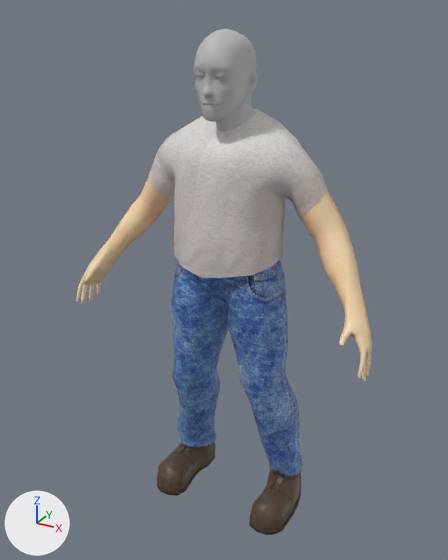
A saved change to the FBX model FYP/Assets/Animation/Player/PlayCharacterAnimation.fbx.
Camera for both pictures: a 50 mm camera at (0.897, -1.674, 2.694) aimed at (-0.021, -0.005, 1.859). Arrows for +X, +Y and +Z are at lower left; the lights stay in place. Where no turn or scale is listed for an object, it has been applied to the vertices.

The older version as bpy lines, for what is in view:
```python
me_mesh = bpy.data.meshes.new('Mesh')
me_mesh.from_pydata(...)  # 1780 vertices, 1749 faces; spans x -0.525..0.525, y -0.201..0.166, z -0.004..1.437
me_mesh.materials.append(mat_player)
me_mesh_001 = bpy.data.meshes.new('Mesh.001')
me_mesh_001.from_pydata(...)  # 1426 vertices, 1420 faces; spans x -0.091..0.091, y -0.153..0.084, z 1.366..1.662
me_mesh_001.materials.append(mat_lambert1)  # grey #bcbcbc
me_mesh_002 = bpy.data.meshes.new('Mesh.002')
me_mesh_002.from_pydata(...)  # 85 vertices, 84 faces; spans x -0.0525..-0.0128, y -0.1239..-0.0989, z 1.5194..1.5591
me_mesh_002.materials.append(mat_lambert1)  # grey #bcbcbc
me_mesh_003 = bpy.data.meshes.new('Mesh.003')
me_mesh_003.from_pydata(...)  # 85 vertices, 84 faces; spans x 0.0135..0.0532, y -0.1221..-0.0971, z 1.5194..1.5591
me_mesh_003.materials.append(mat_lambert1)  # grey #bcbcbc
ob_l_eye = bpy.data.objects.new('L_EYe', me_mesh_003)
ob_l_eye.location = (0.0, 0.0, 0.977)
ob_player_character = bpy.data.objects.new('Player_Character', me_mesh)
ob_player_character.location = (0.0, 0.0, 0.977)
ob_playerhead = bpy.data.objects.new('PlayerHead', me_mesh_001)
ob_playerhead.location = (0.0, 0.0, 0.977)
ob_r_eye = bpy.data.objects.new('R_Eye', me_mesh_002)
ob_r_eye.location = (0.0, 0.0, 0.977)
```
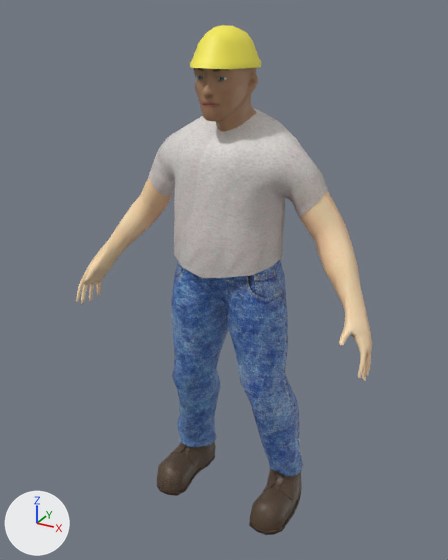
Where the change shows, as pixel boxes [x1, y1, x2, y2] in the pictures (448 x 560 px):
'PlayerHead', reshaped (11% wider)
    before: [194, 29, 258, 131]
    after: [190, 25, 261, 131]
'L_EYe', deleted
    before: [218, 76, 227, 81]
'R_Eye', deleted
    before: [196, 75, 204, 80]
part 1 of me_mesh_001, added (yellow)
    after: [190, 25, 261, 69]
part 2 of me_mesh_001, deleted
    before: [196, 29, 256, 64]
part 3 of me_mesh_001, recoloured (grey to brown)
    both: [194, 67, 258, 131]

What the commit changed:
Picture 'Player_Head_D.tga' (img_player_head_d_tga) is new.
Material 'Head1' (mat_head1) is new.
Its texture is img_player_head_d_tga.
me_mesh_001 is used by ob_playerhead; location (0.0, 0.0, 0.977).
me_mesh_001 had 1426 vertices, 1420 faces and spanned x -0.091..0.091, y -0.153..0.084, z 1.366..1.662.
me_mesh_001 now has 1641 vertices, 1604 faces and spans x -0.091..0.091, y -0.166..0.084, z 1.366..1.671.
me_mesh_001 part 1: a new loose piece of 132 vertices spanning x -0.091..0.091, y -0.166..0.077, z 1.559..1.671, in mat_head1 (picture img_player_head_d_tga).
Part 2, on me_mesh_001:
87 vertices are removed from x -0.07..0.07, y -0.126..0.05, z 1.593..1.662.
108 faces are deleted.
me_mesh_001 part 3: 1312 faces spanning x -0.091..0.091, y -0.153..0.084, z 1.366..1.604 switch from mat_lambert1 (grey #bcbcbc) to mat_head1 (picture img_player_head_d_tga).
Object 'R_Eye' (ob_r_eye) is deleted.
Object 'L_EYe' (ob_l_eye) is deleted.
